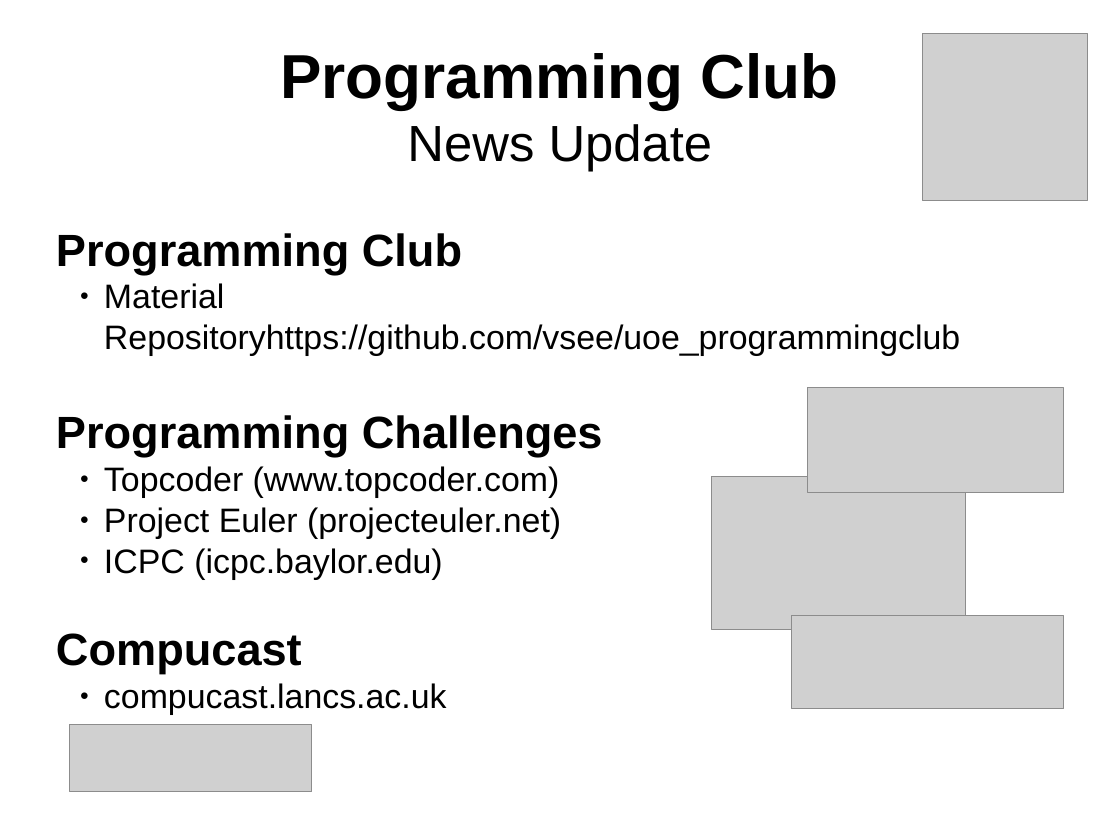
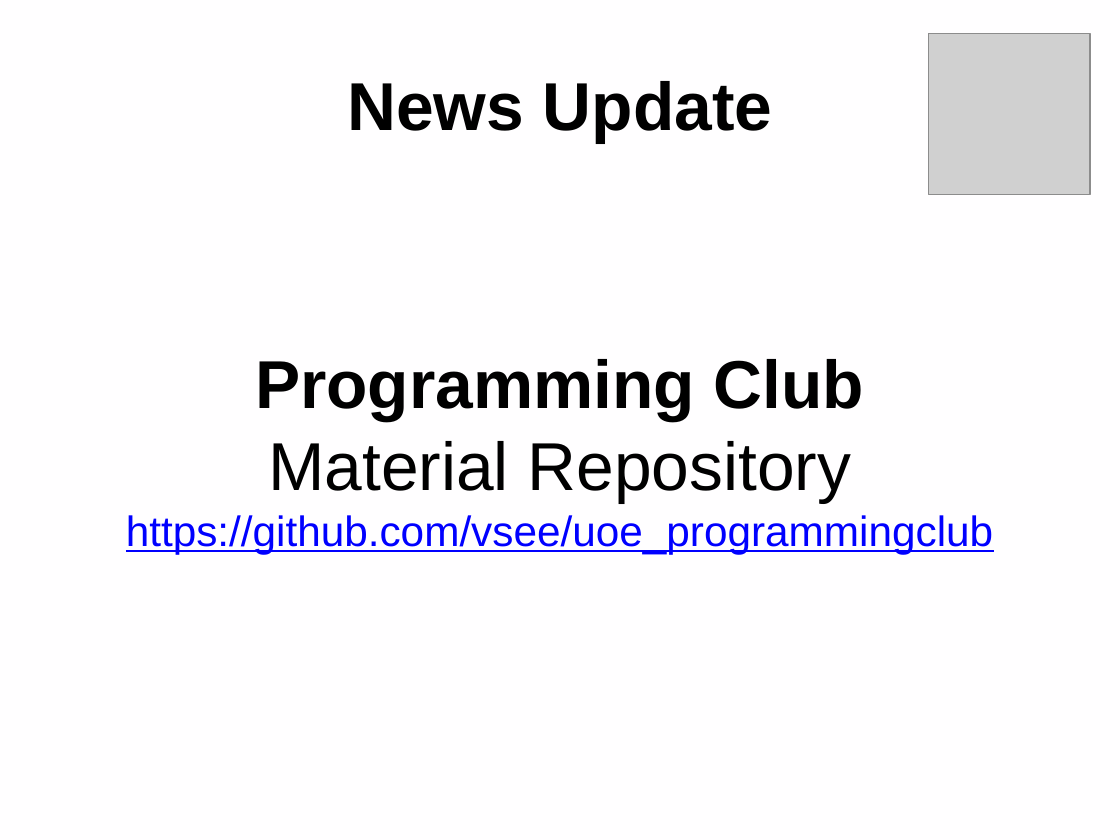
Before and after one commit to vsee/uoe_programmingclub, a slide deck: slide 6 of slides/session001_20160218.odp (slide 4 before the commit). Drawn at 1120x840 pixels with LibreOffice and Linux fonts; fonts in the diff are those of the drawing; grey boxes stand for pictures. Boxes give left, top, right and bottom in pixels: in the first picture for what was removed or moved away, otherwise in the second. Text is boxed around its words. In the diff, an @@ line names an element or a change of style, - is before the commit and + after.

```diff
--- a/slides/session001_20160218.odp
+++ b/slides/session001_20160218.odp
@@ background #FFFFFF to #FFFEFF @@
@@ picture: place and size @@
-picture at (923, 34, 1088, 200)
+picture at (929, 34, 1091, 195)
@@ title at (347, 81, 772, 143): text changed; size 44 to 48 pt @@
-Programming Club
-News Update
+News Update
@@ subtitle "Programming Club": place and size @@
-subtitle "Programming Club" at (56, 233, 960, 715)
+subtitle "Programming Club" at (126, 359, 993, 554)
@@ subtitle at (255, 359, 864, 422): size 32 to 48 pt in "Programming Club"; alignment left to centre @@
@@ picture removed at (808, 388, 1064, 493) @@
@@ subtitle at (126, 441, 993, 554): text changed; size 24 to 30 pt; text colour #000000 to #0000FF @@
-  ● Material Repositoryhttps://github.com/vsee/uoe_programmingclub
-Programming Challenges
-  ● Topcoder (www.topcoder.com)
-  ● Project Euler (projecteuler.net)
-  ● ICPC (icpc.baylor.edu)
-Compucast
-  ● compucast.lancs.ac.uk
+Material Repository
+https://github.com/vsee/uoe_programmingclub
@@ picture removed at (712, 477, 967, 629) @@
@@ picture removed at (793, 616, 1065, 709) @@
@@ picture removed at (70, 725, 313, 793) @@
```
Also in this commit, not shown: 3 other slides changed, 4 slides added, 1 slide removed, 6 other files.
